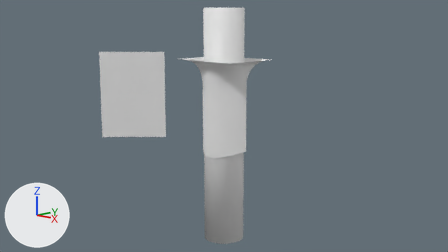
The Blender file samples/04_pattern_uv.blend, before and after one commit.
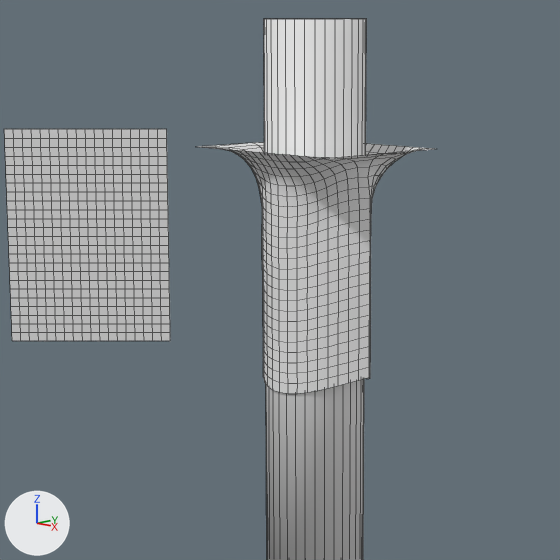
There are two pictures of each version: one from the file's camera 'Camera', one close up on the part from 22% to 72% of the width and 0% to 89% of the height. Every picture has the same lights, and +X, +Y and +Z are marked at lower left. The first two pictures are the older version. The close-ups show mesh edges as thin lines.

Objects in the first close-up: 'Body', 'Garment', 'Piece_45deg'.
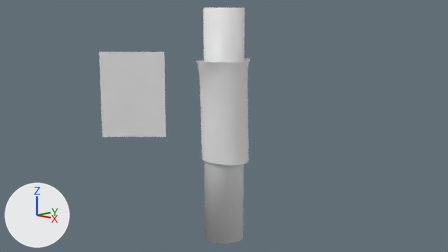
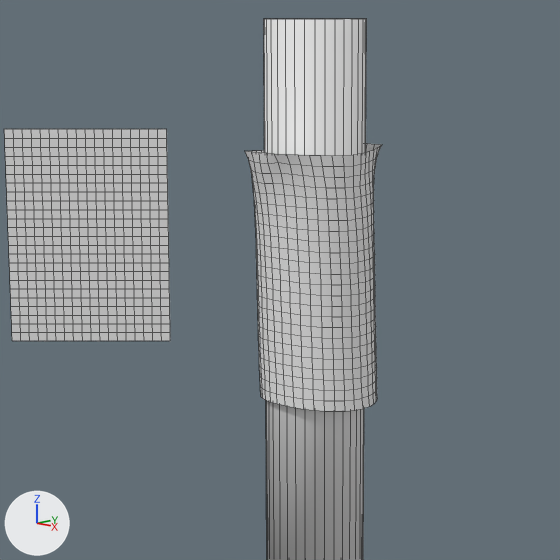
Patch to the scene script:
```diff
--- a/samples/04_pattern_uv.blend.py
+++ b/samples/04_pattern_uv.blend.py
@@ me_patternpiece @@
 # used by ob_garment; location = (0.0, -0.18, 1.0)
-me_patternpiece.from_pydata(...)  # 950 vertices, 864 faces; spans x -0.225..0.225, y 0.0..0.36, z -0.273..0.3
+me_patternpiece.from_pydata(...)  # 950 vertices, 864 faces; spans x -0.147..0.159, y 0.0..0.36, z -0.308..0.3
+# me_patternpiece part 1: 940 of 950 vertices moved; they spanned x -0.225..0.225, y 0.0..0.36, z -0.273..0.3 and now span x -0.147..0.159, y 0.004..0.356, z -0.308..0.298; mean shift (-0.004, 0.0, -0.049); largest move (0.225, 0.0, 0.3) -> (0.126, 0.181, 0.291)
 me_patternpiece.materials.append(mat_muslincheck)
```

Where the change shows, as pixel boxes [x1, y1, x2, y2] in the close-ups (560 x 560 px):
'Garment', reshaped (42% narrower, 6% taller): before [197, 142, 432, 394]; after [245, 143, 382, 411]
